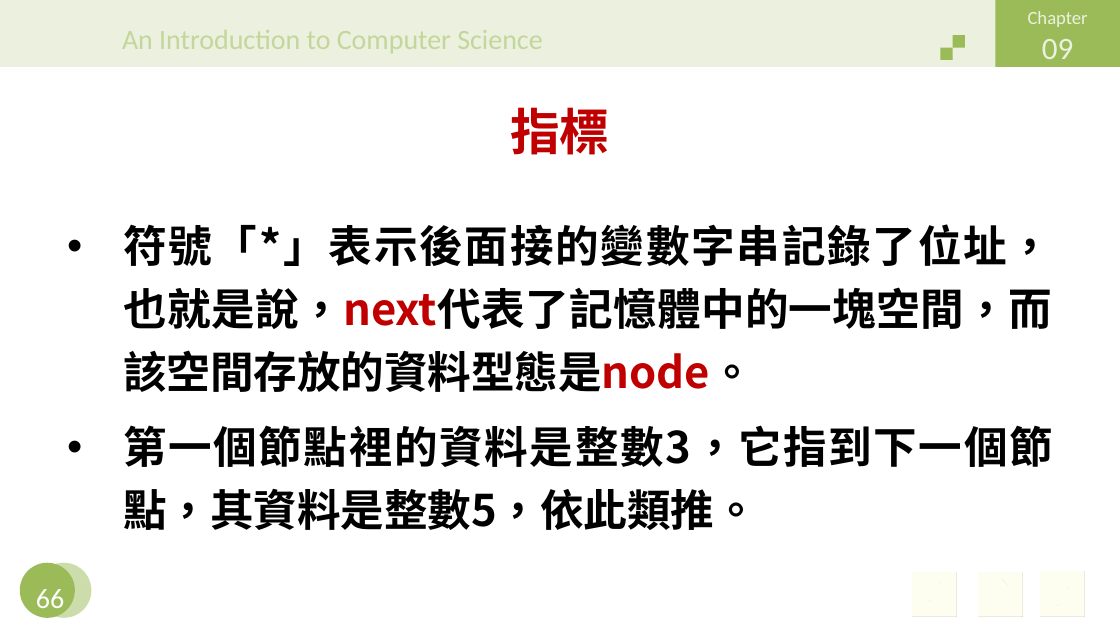
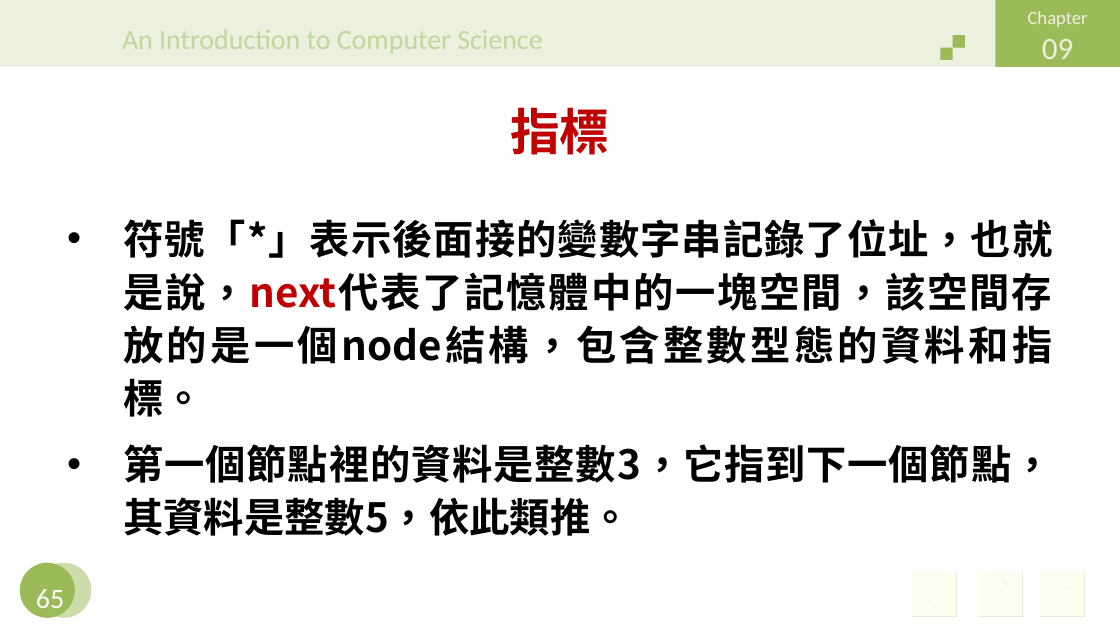
Before and after one commit to jiaweichang/biography, a slide deck: slide 65 of slides/11402/Introduction to Computer/CH09.pptx (slide 66 before the commit). Drawn at 1120x630 pixels with LibreOffice and Linux fonts; fonts in the diff are those of the drawing; background and template pictures are left out. Boxes give left, top, right and bottom in pixels: in the first picture for what was removed or moved away, otherwise in the second. Text is boxed around its words. In the diff, an @@ line names an element or a change of style, - is before the commit and + after.

```diff
--- a/slides/11402/Introduction to Computer/CH09.pptx
+++ b/slides/11402/Introduction to Computer/CH09.pptx
@@ text at (123,219,1052,417): text changed; size 28 to 25.9 pt @@
-• 符號「*」表示後面接的變數字串記錄了位址，也就是說，next代表了記憶體中的一塊空間，而該空間存放的資料型態是node。
+• 符號「*」表示後面接的變數字串記錄了位址，也就是說，next代表了記憶體中的一塊空間，該空間存放的是一個node結構，包含整數型態的資料和指標。
@@ text at (123,444,1052,536): size 28 to 25.9 pt in "第一個節點裡的資料是整數3，它指到下一個節點，其資料是整數5，依此類推。"; line spacing 1.2 to 1.1 @@
@@ page number at (36,589,64,615): text changed @@
-66
+65
```
Also in this commit, not shown: 13 other slides changed, 2 slides removed, 7 other files.
